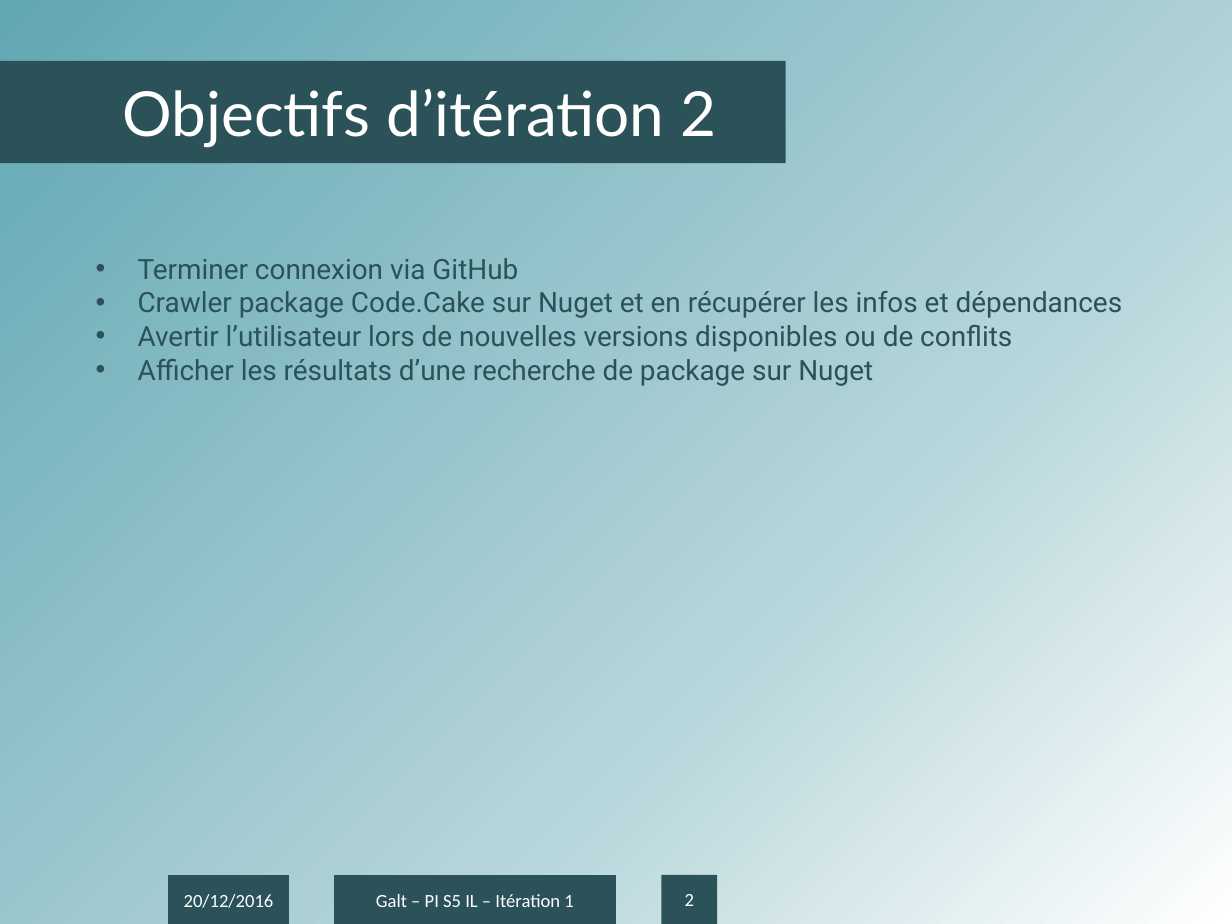
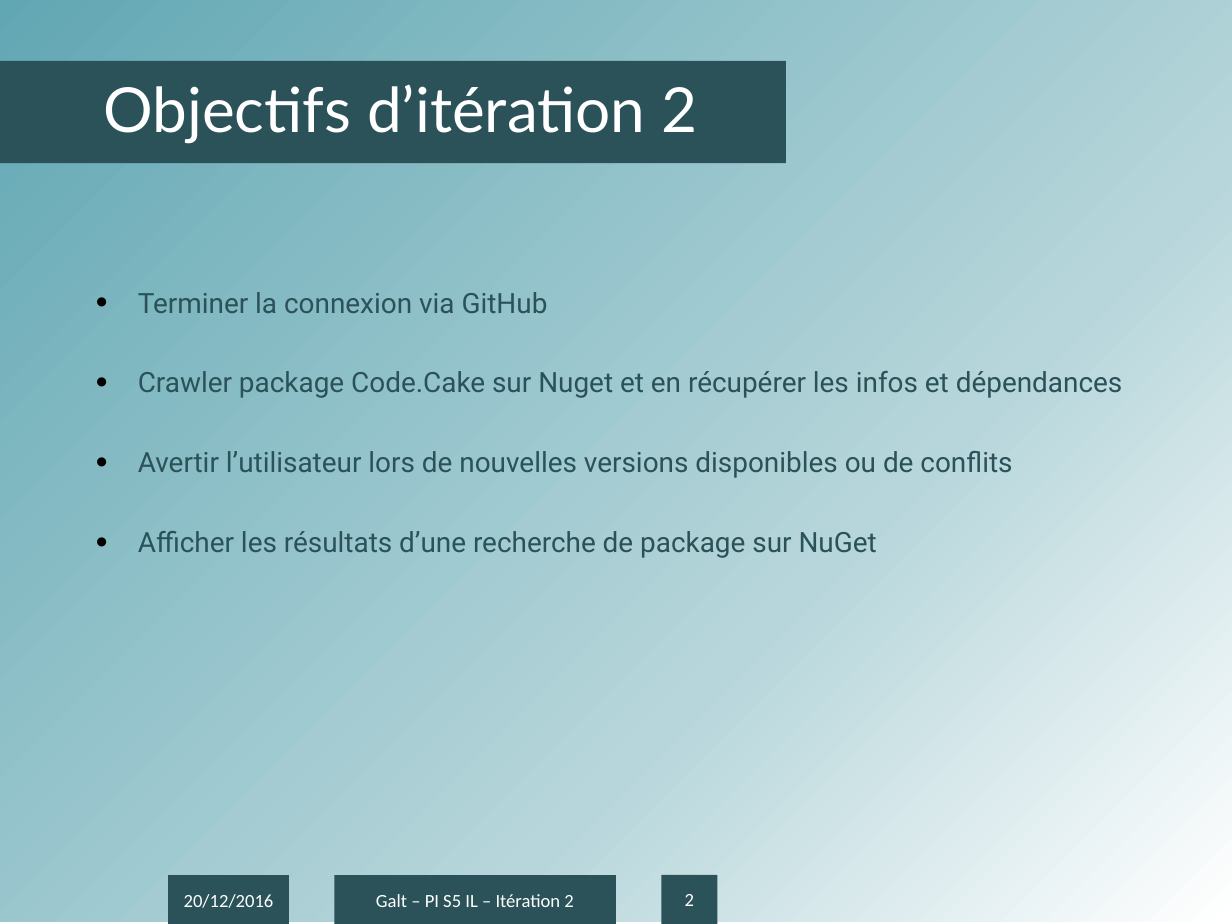
Before and after one commit to antonin-charrier/Project-Galt, a slide deck: slide 2 of Itérations/Présentation IT2.pptx. Drawn at 1232x924 pixels with LibreOffice and Linux fonts; fonts in the diff are those of the drawing; background and template pictures are left out. Boxes give left, top, right and bottom in pixels: in the first picture for what was removed or moved away, otherwise in the second. Text is boxed around its words. In the diff, an @@ line names an element or a change of style, - is before the commit and + after.

```diff
--- a/Itérations/Présentation IT2.pptx
+++ b/Itérations/Présentation IT2.pptx
@@ title "Objectifs d’itération 2" at (x1=0, y1=61, x2=786, y2=163): line spacing 1 to 0.9; rectangle to title @@
@@ text at (x1=138, y1=292, x2=548, y2=313): text changed @@
-• Terminer connexion via GitHub
+• Terminer la connexion via GitHub
@@ text at (x1=138, y1=371, x2=1123, y2=478): indent changed; line spacing 1 to 2; more space between paragraphs @@
@@ text at (x1=138, y1=531, x2=877, y2=558): text changed @@
-• Afficher les résultats d’une recherche de package sur Nuget
+• Afficher les résultats d’une recherche de package sur NuGet
@@ text in rectangle at (x1=376, y1=894, x2=573, y2=907): text changed @@
-Galt – PI S5 IL – Itération 1
+Galt – PI S5 IL – Itération 2
```
Also in this commit, not shown: 7 other slides changed.
